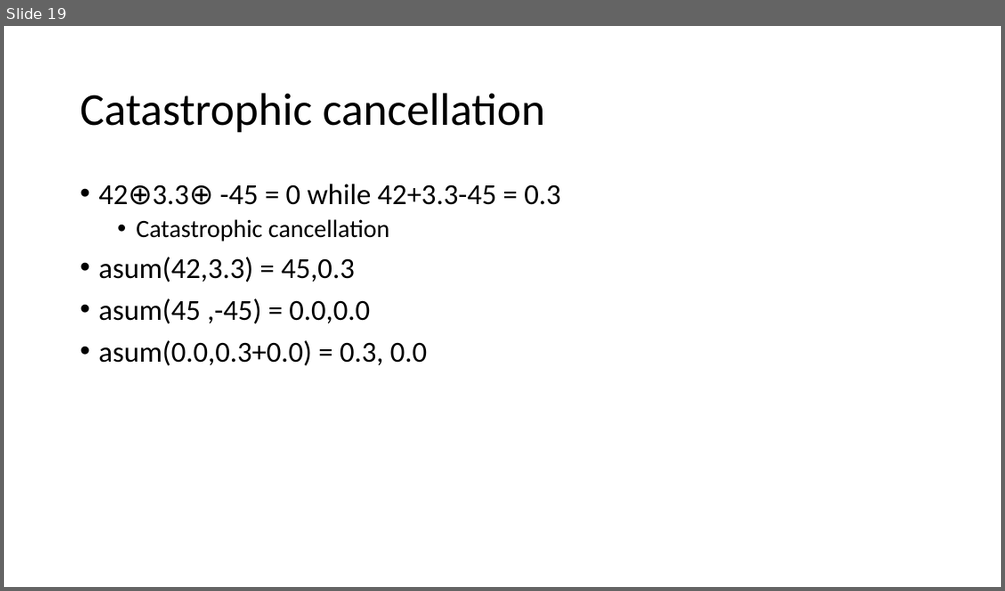
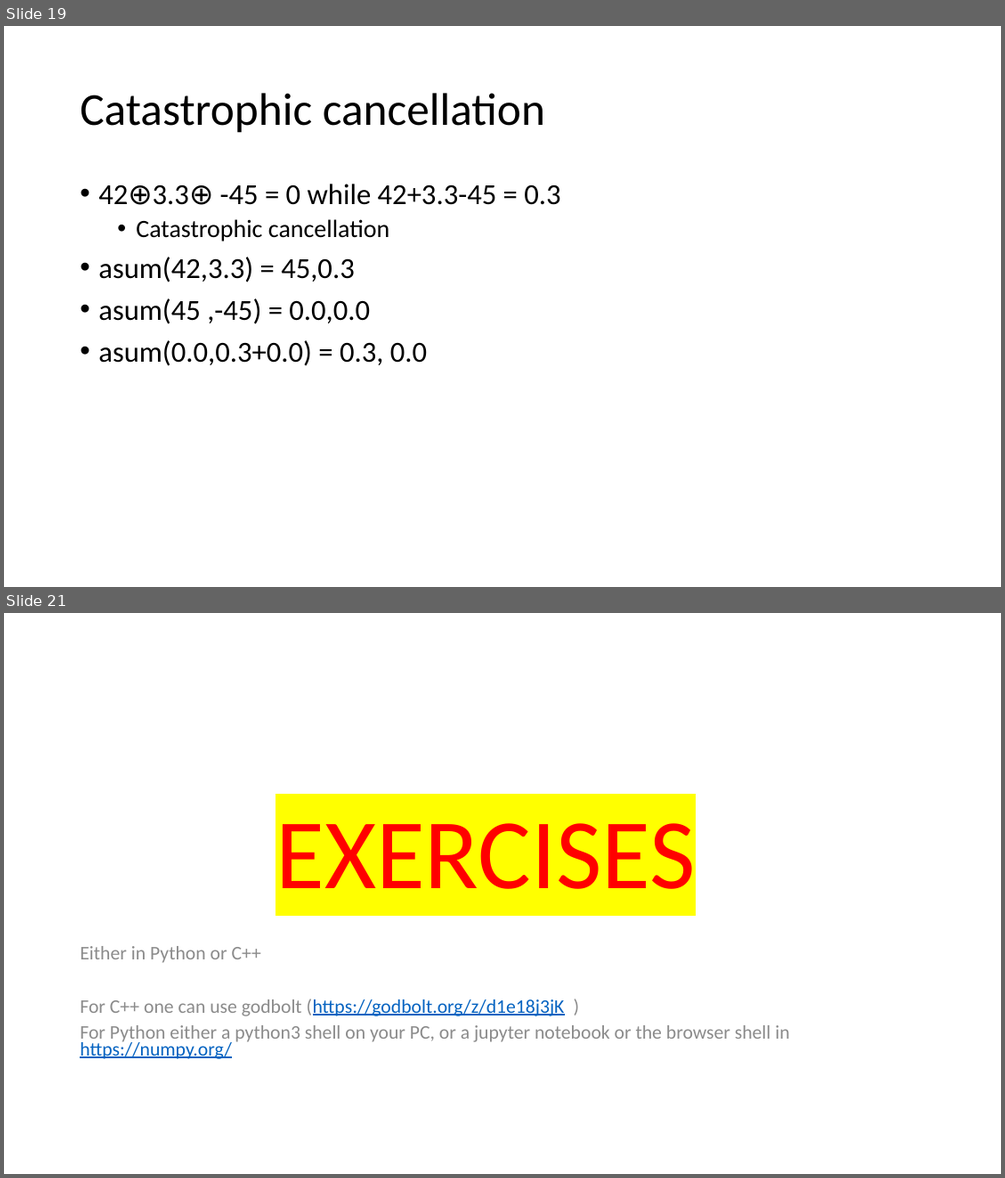
Before and after one commit to VinInn/FPCourse, a slide deck: Slides/FPforScientist.pptx. Shown one above the other, each under a label of ours: slide 19 before the commit, slides 19 and 21 after it; the slides between them are not shown. The pictures are 1005x591 and 1005x1178 pixels, drawn with LibreOffice and Linux fonts; fonts in the diff are those of the drawing. Boxes give left, top, right and bottom in pixels: in the first picture for what was removed or moved away, otherwise in the second. Text is boxed around its words. In the diff, an @@ line names an element or a change of style, - is before the commit and + after.

```diff
--- a/Slides/FPforScientist.pptx
+++ b/Slides/FPforScientist.pptx
@@ slide 21 added at bbox=[4, 613, 1001, 1174], background #FFFFFF @@
@@ title added at bbox=[275, 823, 695, 889], 96 pt, text #FF0000 @@
+EXERCISES
@@ text added at bbox=[80, 946, 789, 1059], 18.6 pt, text #8C8C8C @@
+Either in Python or C++
+For C++ one can use godbolt (https://godbolt.org/z/d1e18j3jK )
+For Python either a python3 shell on your PC, or a jupyter notebook or the browser shell in https://numpy.org/
```
Also in this commit, not shown: 1 slide changed, 2 other slides added.
